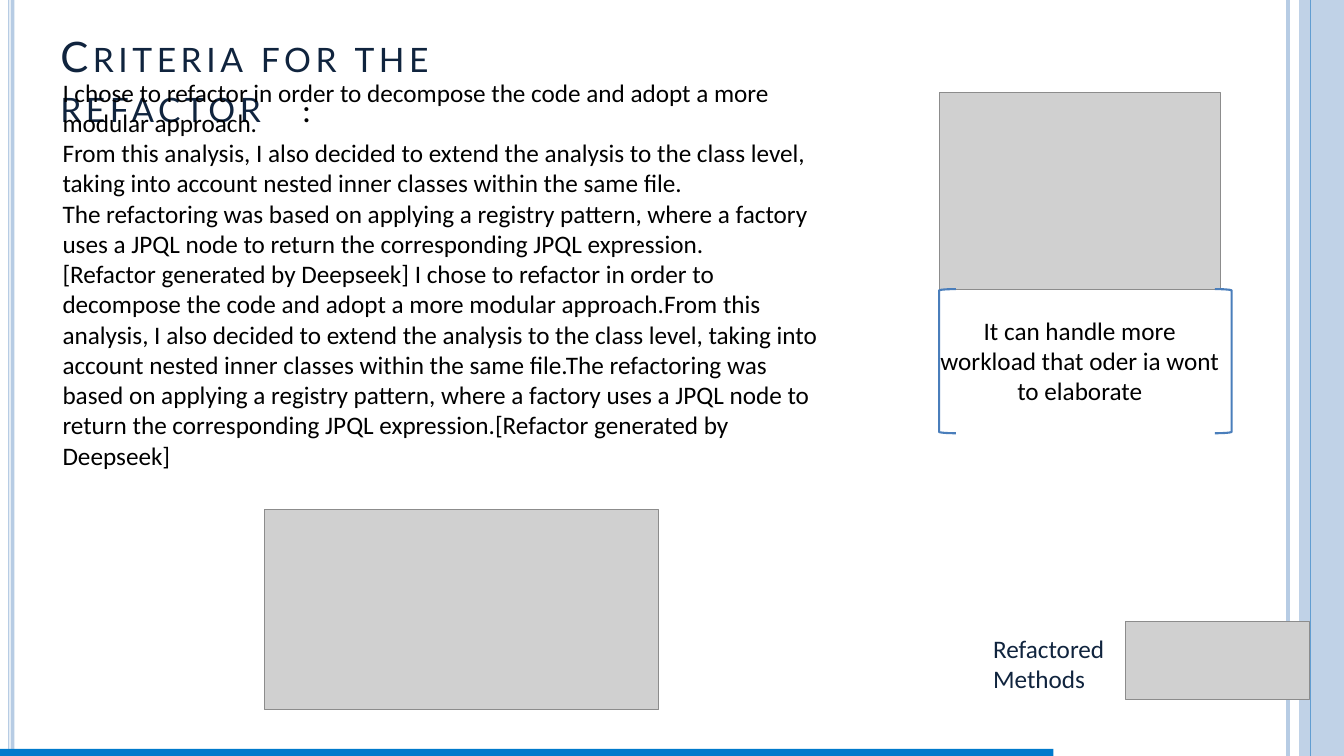
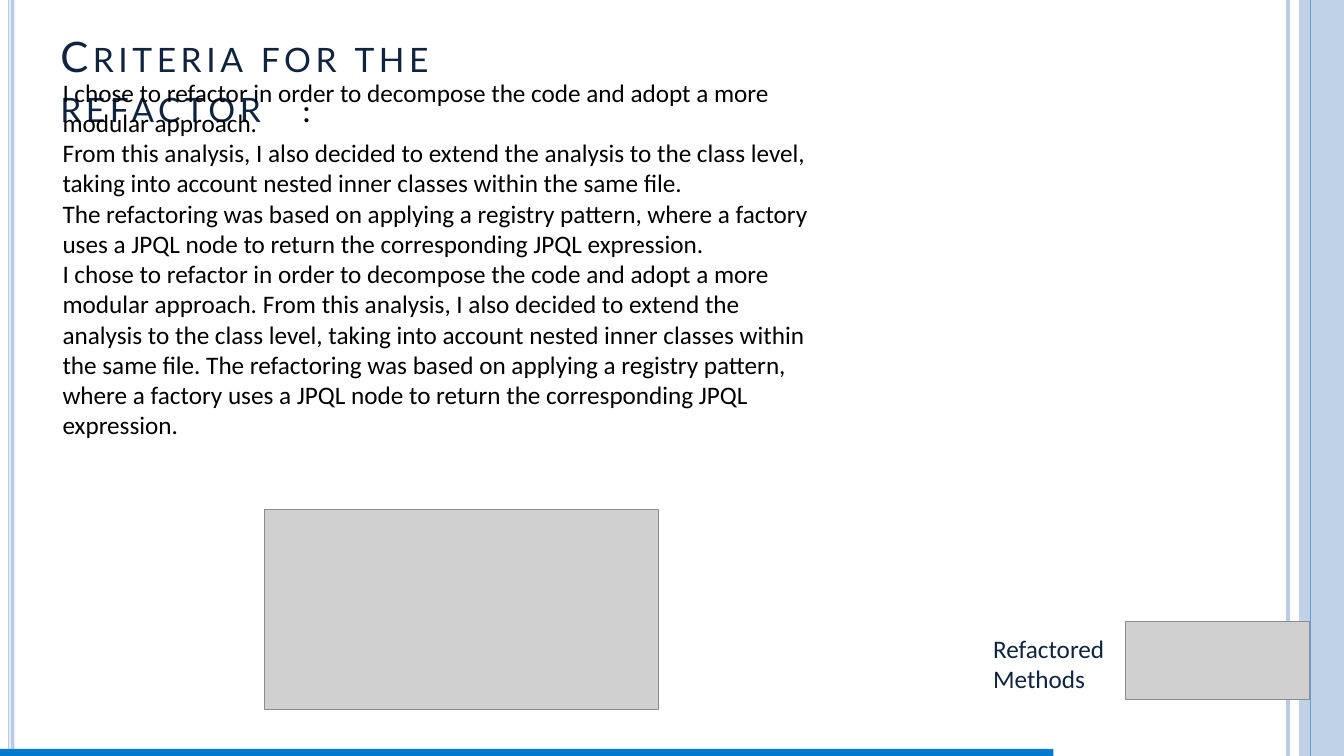
Before and after one commit to FrancescoAstolfiDev/progettoParteFalessi, a slide deck: slide 30 of My_Ispw2_Project_Falessi/report/report_astolfi.pptm (slide 29 before the commit). Drawn at 1344x756 pixels with LibreOffice and Linux fonts; fonts in the diff are those of the drawing; grey boxes stand for pictures. Boxes give left, top, right and bottom in pixels: in the first picture for what was removed or moved away, otherwise in the second. Text is boxed around its words. In the diff, an @@ line names an element or a change of style, - is before the commit and + after.

```diff
--- a/My_Ispw2_Project_Falessi/report/report_astolfi.pptm
+++ b/My_Ispw2_Project_Falessi/report/report_astolfi.pptm
@@ text at bbox=[63, 81, 808, 438]: text changed @@
-I chose to refactor in order to decompose the code and adopt a more modular approach.
-From this analysis, I also decided to extend the analysis to the class level, taking into account nested inner classes within the same file.
-The refactoring was based on applying a registry pattern, where a factory uses a JPQL node to return the corresponding JPQL expression.
-[Refactor generated by Deepseek] I chose to refactor in order to decompose the code and adopt a more modular approach.From this analysis, I also decided to extend the analysis to the class level, taking into account nested inner classes within the same file.The refactoring was based on applying a registry pattern, where a factory uses a JPQL node to return the corresponding JPQL expression.[Refactor generated by Deepseek]
+I chose to refactor in order to decompose the code and adopt a more modular approach.
+From this analysis, I also decided to extend the analysis to the class level, taking into account nested inner classes within the same file.
+The refactoring was based on applying a registry pattern, where a factory uses a JPQL node to return the corresponding JPQL expression.
+I chose to refactor in order to decompose the code and adopt a more modular approach. From this analysis, I also decided to extend the analysis to the class level, taking into account nested inner classes within the same file. The refactoring was based on applying a registry pattern, where a factory uses a JPQL node to return the corresponding JPQL expression.
@@ picture removed at bbox=[940, 93, 1221, 290] @@
@@ left bracket removed at bbox=[940, 289, 957, 434] @@
@@ left bracket removed at bbox=[1215, 289, 1232, 434] @@
@@ text removed at bbox=[940, 322, 1219, 400] @@
-It can handle more workload that oder ia wont to elaborate
```
Also in this commit, not shown: 27 other slides changed, 2 slides added, 24 other files.
